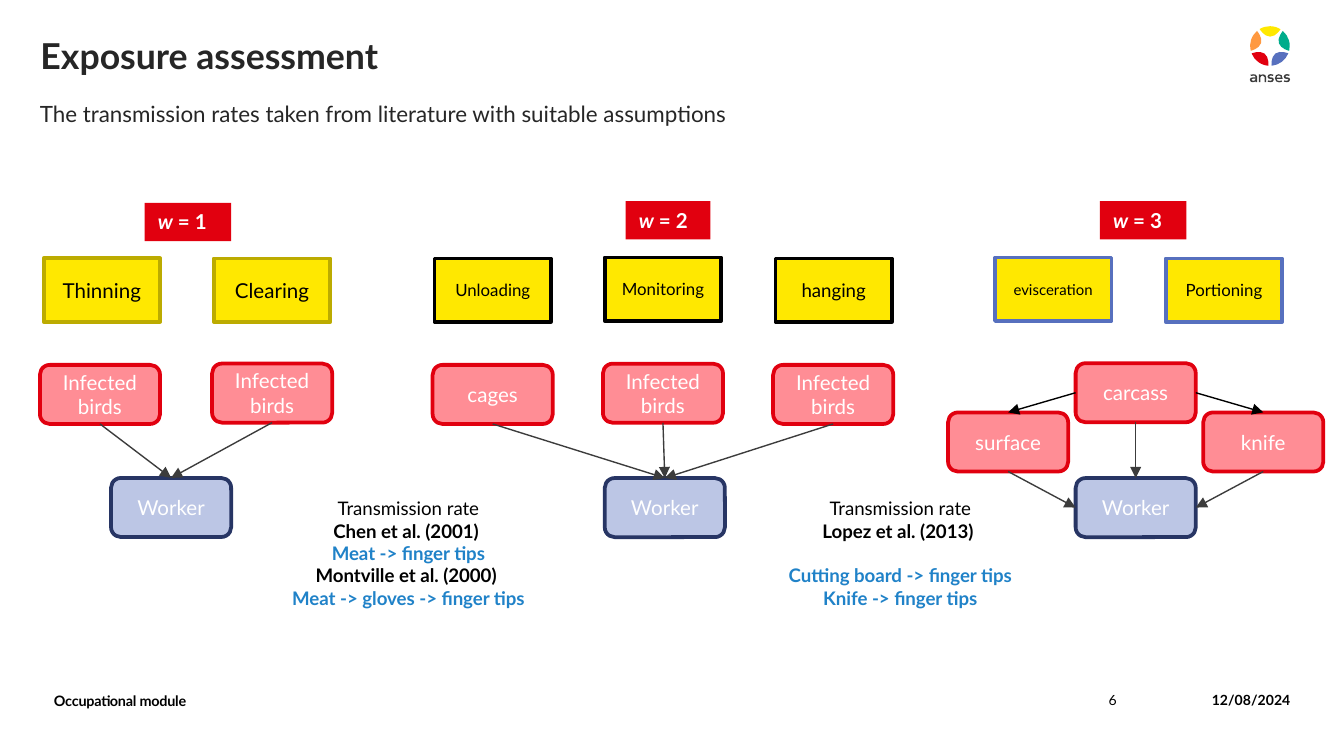
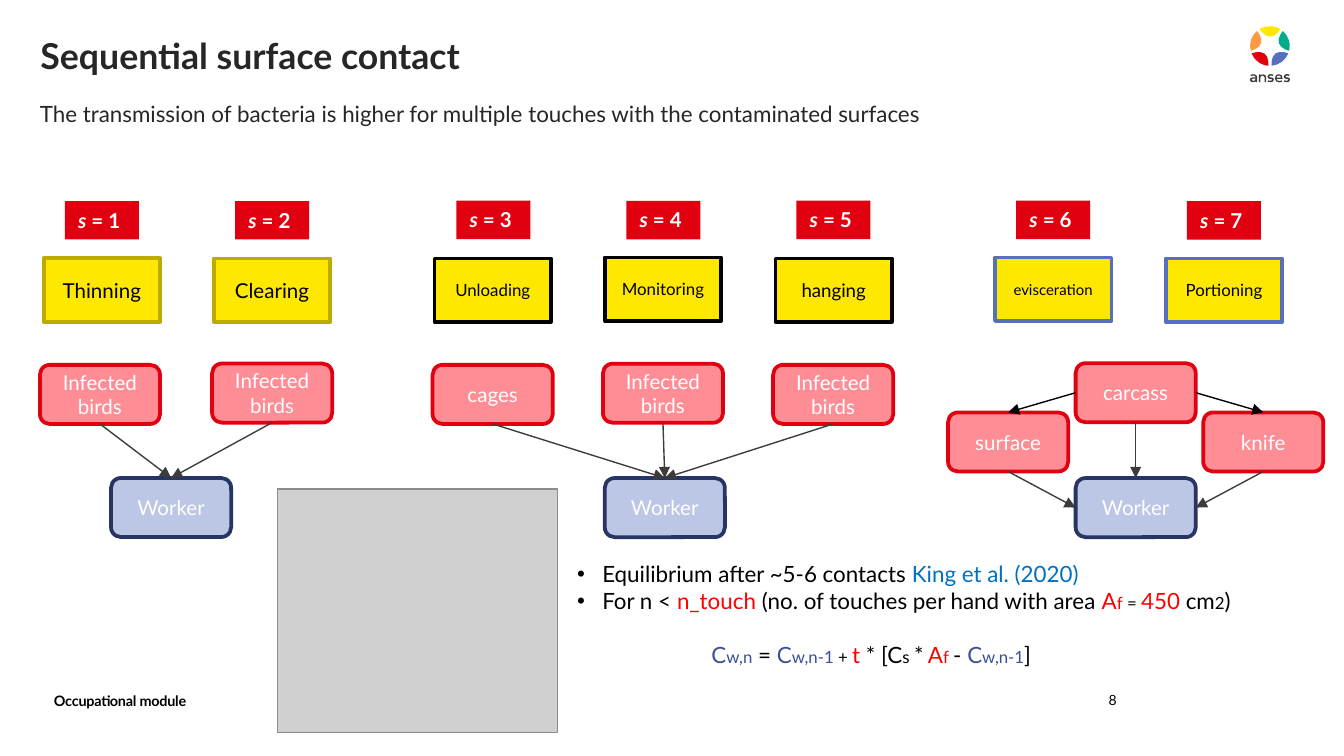
Before and after one commit to ENVIRE-JPIAMR/occupational-module, a slide deck: slide 8 of docs/draft.pptx (slide 6 before the commit). Drawn at 1344x756 pixels with LibreOffice and Linux fonts; fonts in the diff are those of the drawing; grey boxes stand for pictures. Boxes give left, top, right and bottom in pixels: in the first picture for what was removed or moved away, otherwise in the second. Text is boxed around its words. In the diff, an @@ line names an element or a change of style, - is before the commit and + after.

```diff
--- a/docs/draft.pptx
+++ b/docs/draft.pptx
@@ title at (x1=40, y1=42, x2=460, y2=75): text changed @@
-Exposure assessment
+Sequential surface contact
@@ text at (x1=40, y1=105, x2=919, y2=126): text changed @@
-The transmission rates taken from literature with suitable assumptions
+The transmission of bacteria is higher for multiple touches with the contaminated surfaces
@@ rectangle "s = 1" resized from (x1=145, y1=203, x2=231, y2=242) to (x1=65, y1=202, x2=138, y2=241) @@
@@ group added at (x1=235, y1=200, x2=1261, y2=241): 6 rectangles @@
+s = 2
+s = 7
+s = 6
+s = 5
+s = 4
+s = 3
@@ rectangle removed at (x1=625, y1=202, x2=710, y2=241) @@
-w = 2
@@ rectangle removed at (x1=1099, y1=202, x2=1185, y2=241) @@
-w = 3
@@ text in rectangle at (x1=78, y1=213, x2=120, y2=228): text changed @@
-w = 1
+s = 1
@@ picture added at (x1=277, y1=489, x2=556, y2=732) @@
@@ text removed at (x1=292, y1=501, x2=525, y2=609) @@
-Transmission rate
-Chen et al. (2001)
-Meat -> finger tips
-Montville et al. (2000)
-Meat -> gloves -> finger tips
@@ text removed at (x1=789, y1=501, x2=1012, y2=609) @@
-Transmission rate
-Lopez et al. (2013)
-Cutting board -> finger tips
-Knife -> finger tips
@@ text added at (x1=602, y1=565, x2=1180, y2=665), 12 pt, text #000000 @@
+• Equilibrium after ~5-6 contacts King et al. (2020)
+• For n < n_touch (no. of touches per hand with area Af = 450 cm2)
+Cw,n = Cw,n-1 + t * [Cs * Af - Cw,n-1]
@@ page number at (x1=1109, y1=695, x2=1117, y2=705): text changed @@
-6
+8
@@ text removed at (x1=1212, y1=694, x2=1291, y2=706) @@
-12/08/2024
```
Also in this commit, not shown: 6 other slides changed, 4 slides added, 1 other file.
